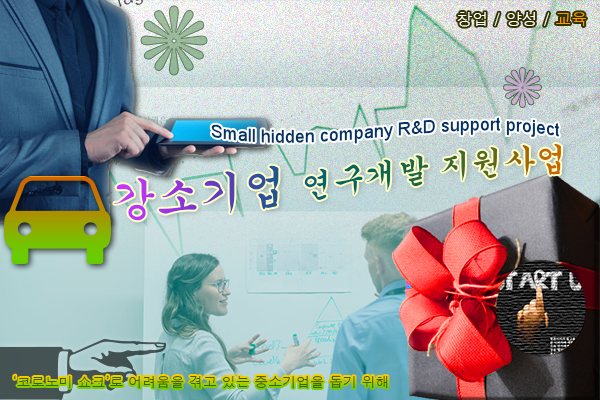
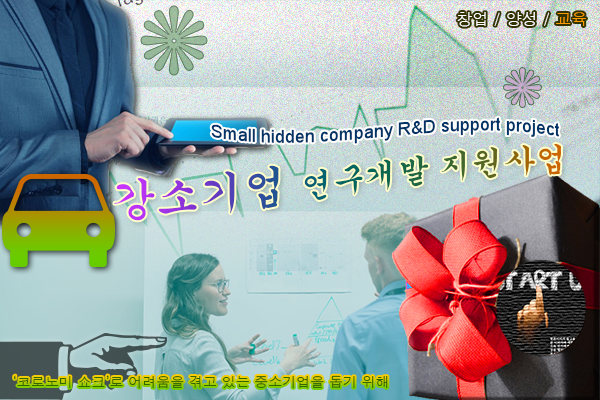
Comparing the layer stacks of the two w=600, h=400 images. Changes:
painted on "Car 2 1" over [left=2, top=174, right=115, bottom=267]
painted on "Point Right 1" over [left=0, top=333, right=167, bottom=400]
